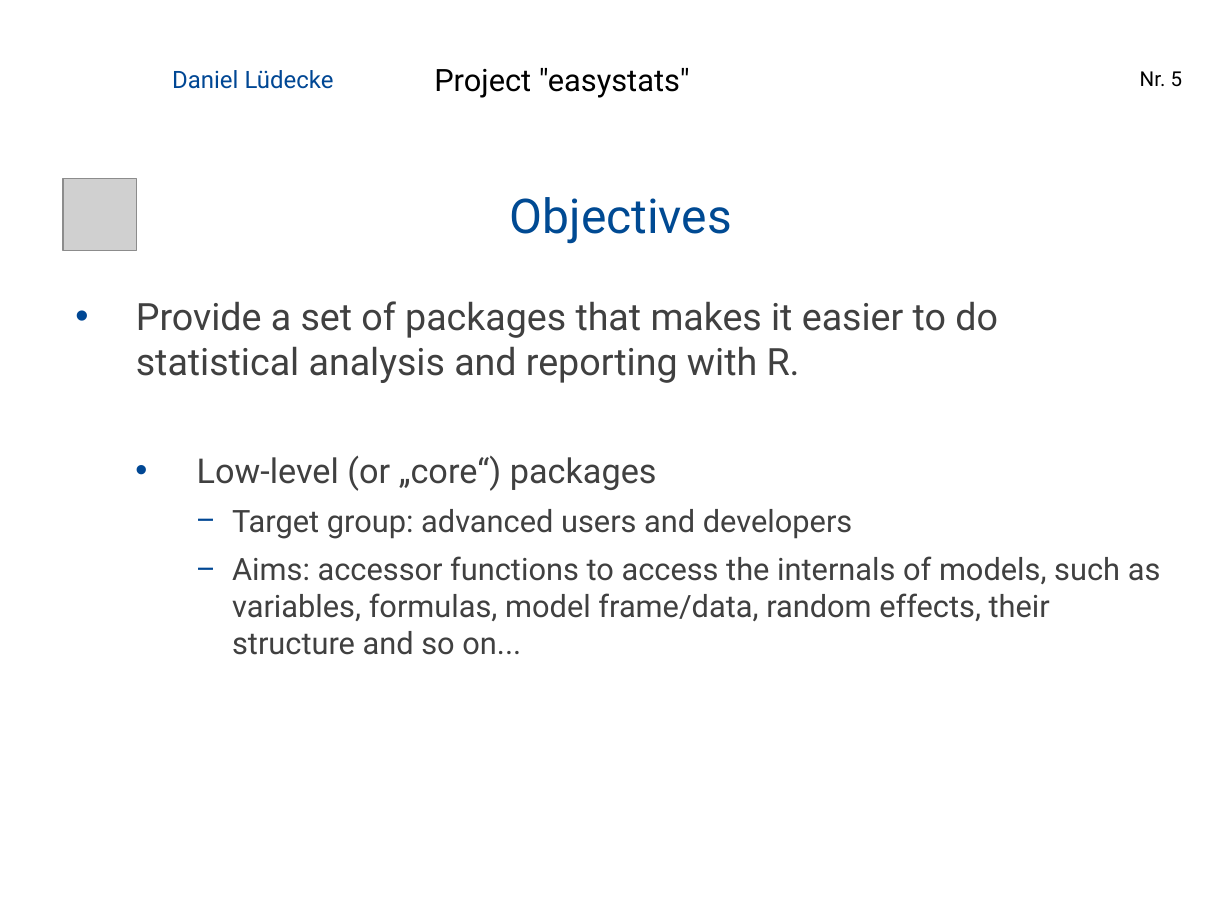
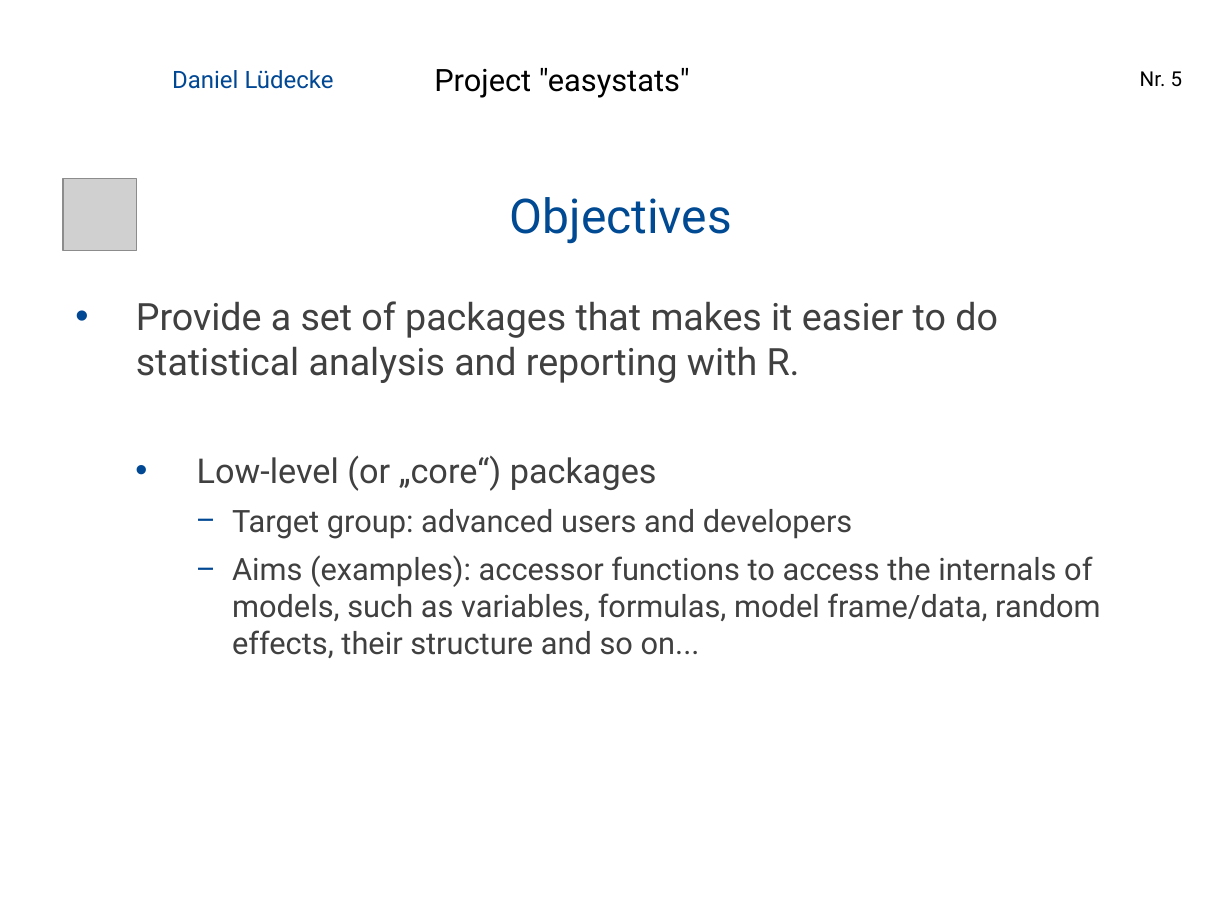
Before and after one commit to easystats/easystats, a slide deck: slide 5 of presentations/2019-02_Hamburg_RUG/1902 Hamburg RUG easystats.pptx. Drawn at 1232x924 pixels with LibreOffice and Linux fonts; fonts in the diff are those of the drawing; grey boxes stand for pictures; background and template pictures are left out. Boxes give left, top, right and bottom in pixels: in the first picture for what was removed or moved away, otherwise in the second. Text is boxed around its words. In the diff, an @@ line names an element or a change of style, - is before the commit and + after.

Commit message:
revise slides

```diff
--- a/presentations/2019-02_Hamburg_RUG/1902 Hamburg RUG easystats.pptx
+++ b/presentations/2019-02_Hamburg_RUG/1902 Hamburg RUG easystats.pptx
@@ text at [232,555,1100,658]: text changed @@
-    − Aims: accessor functions to access the internals of models, such as variables, formulas, model frame/data, random effects, their structure and so on...
+    − Aims (examples): accessor functions to access the internals of models, such as variables, formulas, model frame/data, random effects, their structure and so on...
```
Also in this commit, not shown: 4 other slides changed, 4 slides added, 1 other file.
